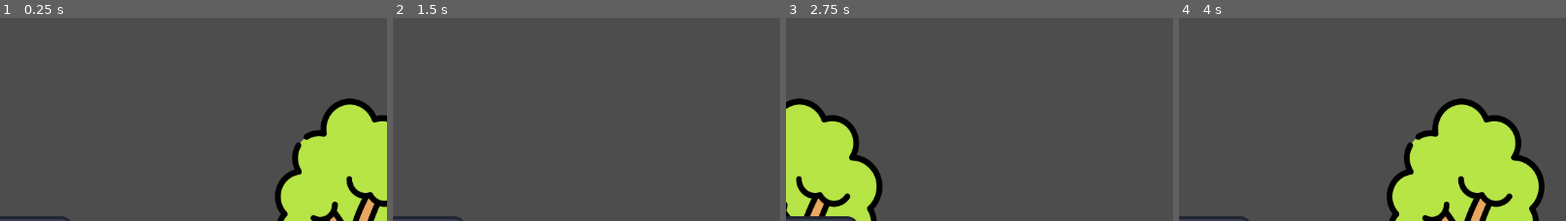
Above: before the commit, frames 1-4 (left to right).
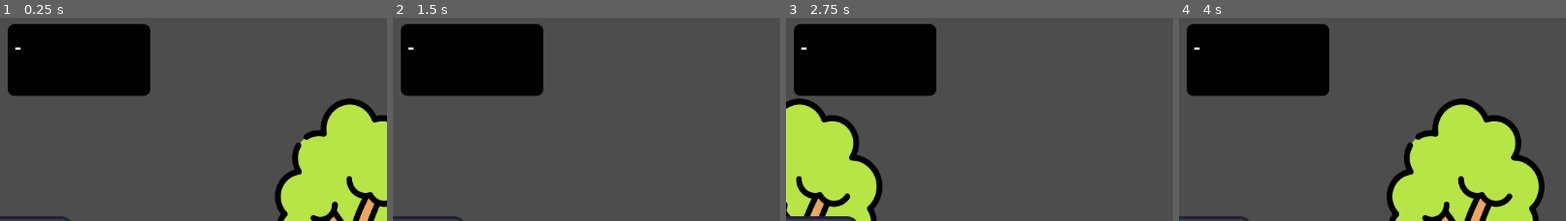
Above: after the commit, the same moments.

Repository: einhadner85/godot_test
Game: Godot game, scene res://main.tscn
Same seed, same stepped clock (60 frames per second), same inputs: the game is played once before the commit and once after it. The project has no main scene, so this scene is started directly. The engine's default icon, where the game draws it, is replaced by a stand-in: a white triangle on a blue panel in a dark square.
Inputs:
- Up to frame 1 (0.25 s): no input
- Up to frame 2 (1.5 s): tap Enter (ui_accept) at 0.5, 0.77 s
- Up to frame 3 (2.75 s): tap Enter (ui_accept) at 1.52 s
- Up to frame 4 (4 s): tap Enter (ui_accept) at 3.02 s; click "Retry" at 3.5 s
The pictures show only the part of the screen within x 40-90%, y 0-50%; the shares and areas given below are measured in that part.

The runs differ from the first frame. In frame 1, 13% of the frame differs, in the area x 2-39%, y 2-39%; in frame 2, 13%; in frame 3, 13%; in frame 4, 13%.

Commit message:
점수판 추가

Diff:
--- a/main.tscn
+++ b/main.tscn
@@ -6,6 +6,7 @@
 [ext_resource type="Texture2D" uid="uid://cw0q52lko4e3y" path="res://free-icon-tree-7105071.png" id="4_1bvp3"]
 [ext_resource type="Script" uid="uid://covhe5qjoboa4" path="res://obstacle_spawner.gd" id="5_lquwl"]
 [ext_resource type="Script" uid="uid://3uj8ulsjay0h" path="res://game_over_ui.gd" id="6_7mycd"]
+[ext_resource type="Script" uid="uid://ybn4c3py7tdn" path="res://score_label.gd" id="7_272bh"]
 
 [sub_resource type="RectangleShape2D" id="RectangleShape2D_1bvp3"]
 size = Vector2(2000, 20)
@@ -96,3 +97,19 @@
 offset_right = 590.0
 offset_bottom = 318.0
 text = "Retry"
+
+[node name="ScoreHud" type="CanvasLayer" parent="." unique_id=301514611]
+
+[node name="ScoreLabel" type="Label" parent="ScoreHud" unique_id=912551596]
+anchors_preset = -1
+anchor_left = 0.008
+anchor_right = 0.066
+anchor_bottom = 0.067
+offset_left = 460.784
+offset_top = 51.0
+offset_right = 605.968
+offset_bottom = 114.584
+theme_override_font_sizes/font_size = 32
+theme_override_styles/normal = SubResource("StyleBoxFlat_7mycd")
+text = "-"
+script = ExtResource("7_272bh")
